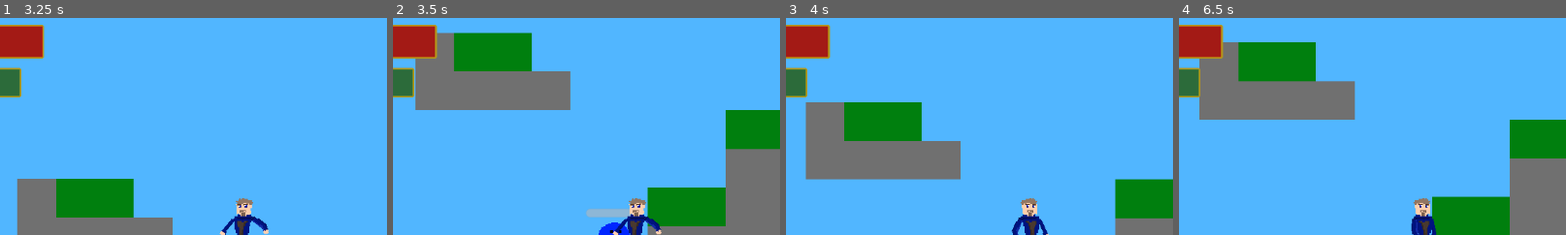
Above: before the commit, frames 1-4 (left to right).
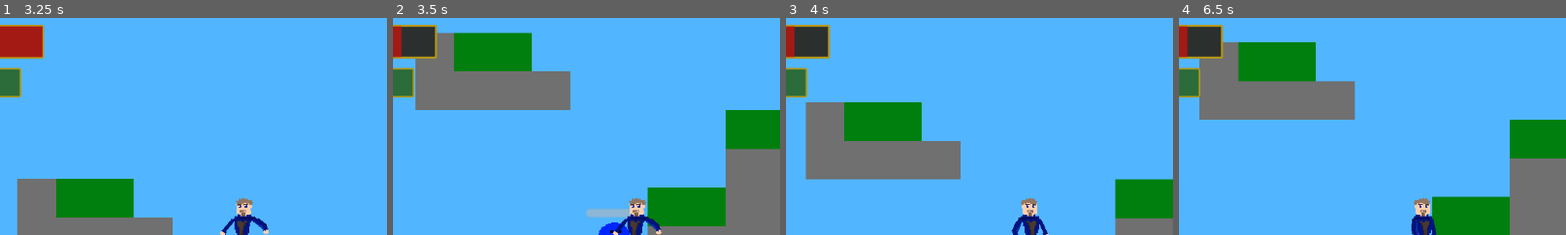
Above: after the commit, the same moments.

Repository: ponito/2DGame
Game: Godot game, scene res://menu.tscn
The game is run twice, just before and just after one commit, with the same random seed, the same clock (stepped at 60 frames per second) and the same inputs.
Inputs (mouse positions are % of the whole screen's width and height, from its top left):
- Up to frame 1 (3.25 s): click "Play" at 0.5 s; tap Enter (ui_accept) at 1.25, 1.52, 2.27 s; move the mouse to (72, 45) at 1.27 s; hold D (Right) 1.28-2.78 s; tap E (E) at 1.35, 2.85 s; move the mouse to (30, 55) at 2.02 s; click (30, 55) at 2.1 s; move the mouse to (60, 28) at 2.77 s; hold A (Left) from 2.78 s (still down)
- Up to frame 2 (3.5 s): keep holding A (Left)
- Up to frame 3 (4 s): move the mouse to (45, 70) at 3.52 s; release A (Left) at 3.53 s; hold D (Right) from 3.53 s (still down); click (45, 70) at 3.6 s; tap Enter (ui_accept) at 3.77 s
- Up to frame 4 (6.5 s): move the mouse to (80, 65) at 4.27 s; tap E (E) at 4.35, 5.85 s; tap Enter (ui_accept) at 4.52, 5.27 s; move the mouse to (20, 35) at 5.02 s; release D (Right) at 5.03 s; hold A (Left) 5.03-5.78 s; click (20, 35) at 5.1 s; move the mouse to (55, 50) at 5.77 s; hold D (Right) from 5.78 s (still down)
The pictures show only the part of the screen within x 18-68%, y 1-51%; the shares and areas given below are measured in that part.

Frame 1 is identical in both runs. In frame 2, 1.3% of the frame differs, in the area x 2-12%, y 3-19%; in frame 3, 1.3%; in frame 4, 1.3%.

Commit message:
c

Diff:
--- a/Enemies/slimeblue.gd
+++ b/Enemies/slimeblue.gd
@@ -70,4 +70,4 @@
 				body.velocity.x += direction.x * 1000
 			else:
 				body.velocity.x += direction.x * 1000
-			body.Health -= 1
+			body.Health -= 40
